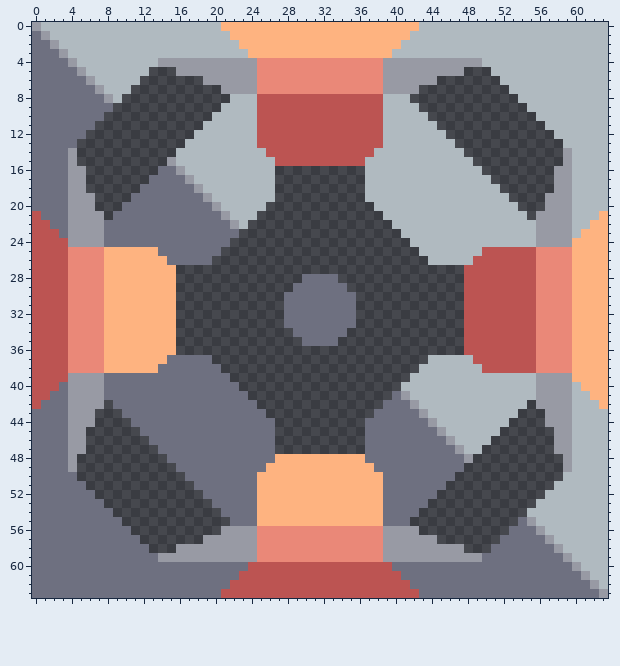
A pixel-art sprite gets an edit: sprites/blocks/production/advanced-vanilla/powderizer.png. The picture above is the old version.
The file is 64x64 pixels.
The result:
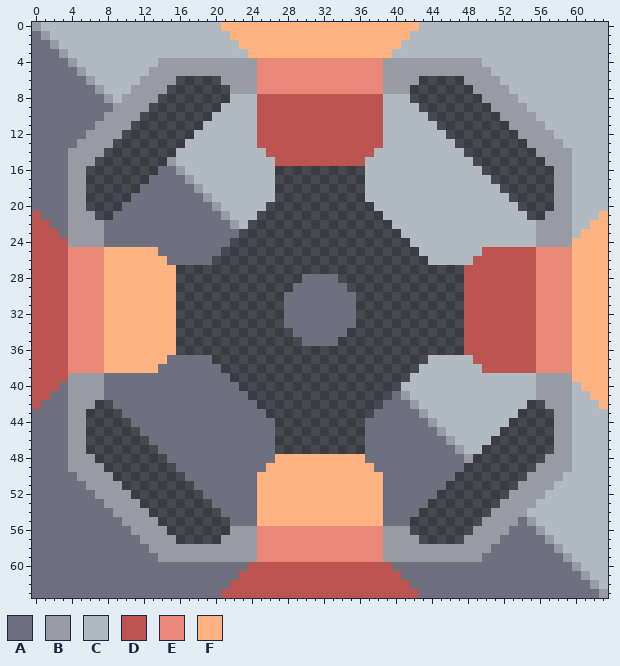
Palette (. is transparent): A #6e7080  B #989aa4  C #b0bac0  D #bc5452  E #ea8878  F #feb380
Changes in this commit:
{"y":5,"x":13,"old":"...","new":"BBB"}
{"y":5,"x":48,"old":"...","new":"BBB"}
{"y":6,"x":12,"old":"....","new":"BBBB"}
{"y":6,"x":19,"old":"BB","new":".."}
{"y":6,"x":43,"old":"BB","new":".."}
{"y":6,"x":48,"old":"....","new":"BBBB"}
{"y":7,"x":11,"old":"....","new":"BBBB"}
{"y":7,"x":21,"old":"B","new":"."}
{"y":7,"x":42,"old":"B","new":"."}
{"y":7,"x":49,"old":"....","new":"BBBB"}
{"y":8,"x":10,"old":"....","new":"BBBB"}
{"y":8,"x":50,"old":"....","new":"BBBB"}
{"y":9,"x":9,"old":"....","new":"BBBB"}
{"y":9,"x":51,"old":"....","new":"BBBB"}
{"y":10,"x":8,"old":"....","new":"BBBB"}
{"y":10,"x":52,"old":"....","new":"BBBB"}
{"y":11,"x":7,"old":"....","new":"BBBB"}
{"y":11,"x":53,"old":"....","new":"BBBB"}
{"y":12,"x":6,"old":"....","new":"BBBB"}
{"y":12,"x":54,"old":"....","new":"BBBB"}
{"y":13,"x":5,"old":"....","new":"BBBB"}
{"y":13,"x":55,"old":"....","new":"BBBB"}
{"y":14,"x":5,"old":"...","new":"BBB"}
{"y":14,"x":56,"old":"...","new":"BBB"}
{"y":15,"x":5,"old":"..","new":"BB"}
{"y":15,"x":57,"old":"..","new":"BB"}
{"y":19,"x":6,"old":"B","new":"."}
{"y":19,"x":57,"old":"B","new":"."}
{"y":20,"x":6,"old":"B","new":"."}
{"y":20,"x":57,"old":"B","new":"."}
{"y":21,"x":7,"old":"B","new":"."}
{"y":21,"x":56,"old":"B","new":"."}
{"y":42,"x":7,"old":"B","new":"."}
{"y":42,"x":56,"old":"B","new":"."}
{"y":43,"x":6,"old":"B","new":"."}
{"y":43,"x":57,"old":"B","new":"."}
{"y":44,"x":6,"old":"B","new":"."}
{"y":44,"x":57,"old":"B","new":"."}
{"y":48,"x":5,"old":"..","new":"BB"}
{"y":48,"x":57,"old":"..","new":"BB"}
{"y":49,"x":5,"old":"...","new":"BBB"}
{"y":49,"x":56,"old":"...","new":"BBB"}
{"y":50,"x":5,"old":"....","new":"BBBB"}
{"y":50,"x":55,"old":"....","new":"BBBB"}
{"y":51,"x":6,"old":"....","new":"BBBB"}
{"y":51,"x":54,"old":"....","new":"BBBB"}
{"y":52,"x":7,"old":"....","new":"BBBB"}
{"y":52,"x":53,"old":"....","new":"BBBB"}
{"y":53,"x":8,"old":"....","new":"BBBB"}
{"y":53,"x":52,"old":"....","new":"BBBB"}
{"y":54,"x":9,"old":"....","new":"BBBB"}
{"y":54,"x":51,"old":"....","new":"BBBB"}
{"y":55,"x":10,"old":"....","new":"BBBB"}
{"y":55,"x":50,"old":"....","new":"BBBB"}
{"y":56,"x":11,"old":"....","new":"BBBB"}
{"y":56,"x":21,"old":"B","new":"."}
{"y":56,"x":42,"old":"B","new":"."}
{"y":56,"x":49,"old":"....","new":"BBBB"}
{"y":57,"x":12,"old":"....","new":"BBBB"}
{"y":57,"x":19,"old":"BB","new":".."}
{"y":57,"x":43,"old":"BB","new":".."}
{"y":57,"x":48,"old":"....","new":"BBBB"}
{"y":58,"x":13,"old":"...","new":"BBB"}
{"y":58,"x":48,"old":"...","new":"BBB"}
{"label":"changed","picture_box":[77,67,230,220]}
{"label":"changed","picture_box":[464,67,563,220]}
{"label":"erased","picture_box":[410,76,437,94]}
{"label":"erased","picture_box":[86,400,104,427]}
{"label":"erased","picture_box":[536,400,554,427]}
{"label":"changed","picture_box":[77,454,230,553]}
{"label":"added","picture_box":[464,454,563,553]}
{"label":"erased","picture_box":[410,526,437,544]}
